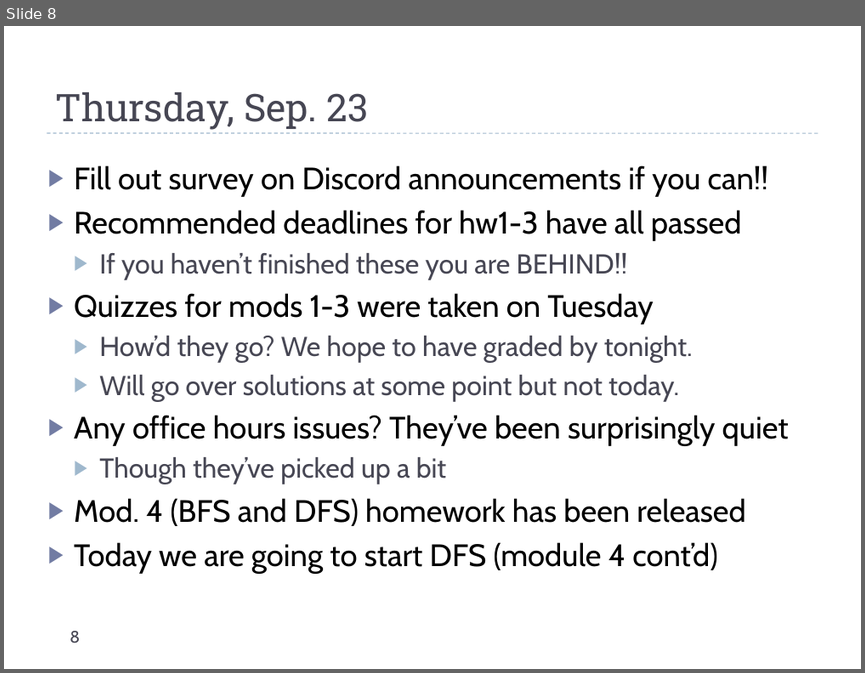
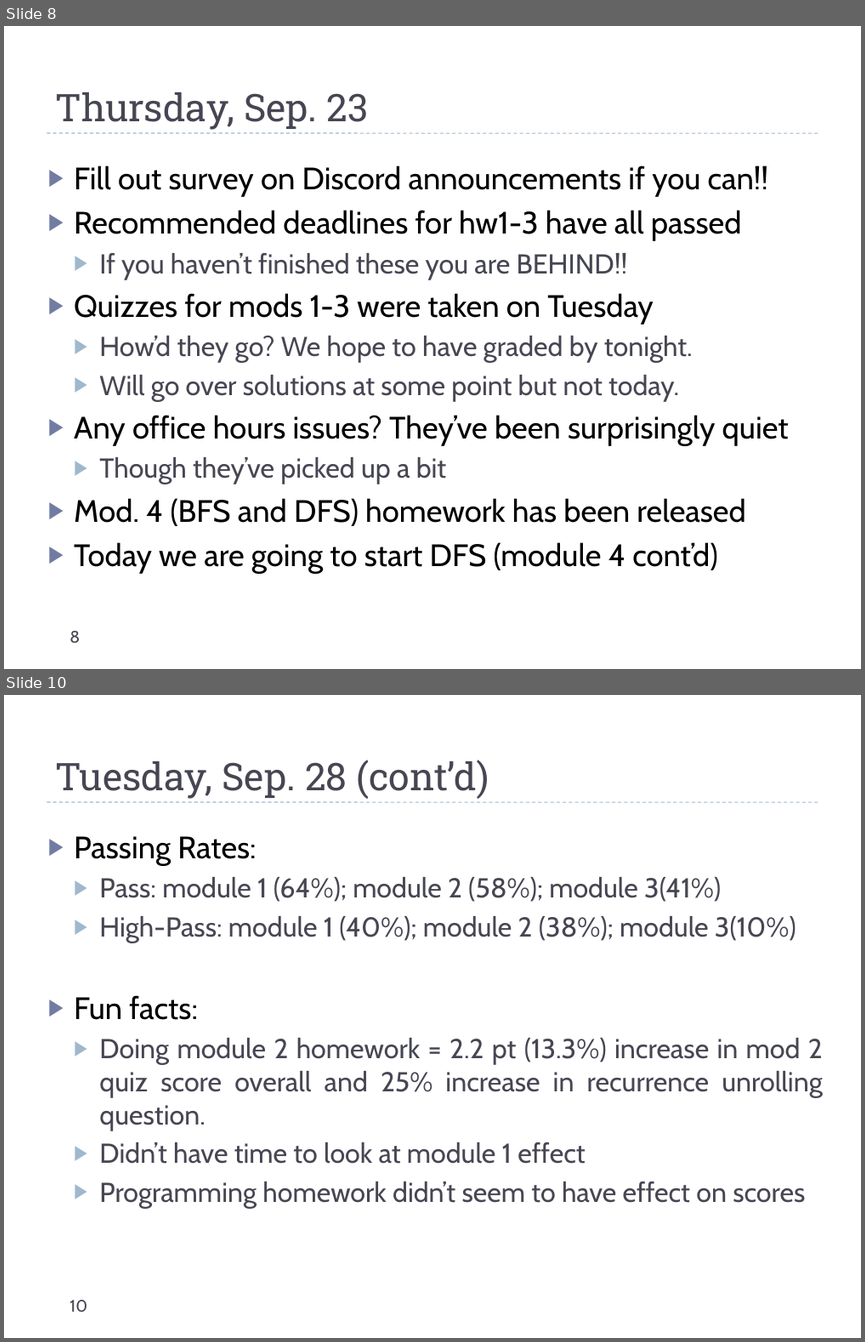
Before and after one commit to uva-cs/cs4102-f21, a slide deck: slides/dailyannouncements_mf.pptx. Shown one above the other, each under a label of ours: slide 8 before the commit, slides 8 and 10 after it; the slides between them are not shown. The pictures are 865x673 and 865x1342 pixels, drawn with LibreOffice and Linux fonts; fonts in the diff are those of the drawing. Boxes give left, top, right and bottom in pixels: in the first picture for what was removed or moved away, otherwise in the second. Text is boxed around its words. In the diff, an @@ line names an element or a change of style, - is before the commit and + after.

```diff
--- a/slides/dailyannouncements_mf.pptx
+++ b/slides/dailyannouncements_mf.pptx
@@ slide 10 added at (4,695,861,1338), background #FFFFFF; not listed: 1 template element that a slide beside it also shows @@
@@ title added at (55,760,489,799), 32 pt, text #464653 @@
+Tuesday, Sep. 28 (cont’d)
@@ text added at (74,836,823,1208), 23 pt, text #464653 @@
+▶ Passing Rates:
+  ▶ Pass: module 1 (64%); module 2 (58%); module 3(41%)
+  ▶ High-Pass: module 1 (40%); module 2 (38%); module 3(10%)
+▶ Fun facts:
+  ▶ Doing module 2 homework = 2.2 pt (13.3%) increase in mod 2 quiz score overall and 25% increase in recurrence unrolling question.
+  ▶ Didn’t have time to look at module 1 effect
+  ▶ Programming homework didn’t seem to have effect on scores
@@ page number added at (69,1299,87,1312), 14 pt, text #464653 @@
+10
```
Also in this commit, not shown: 1 other slide added.
